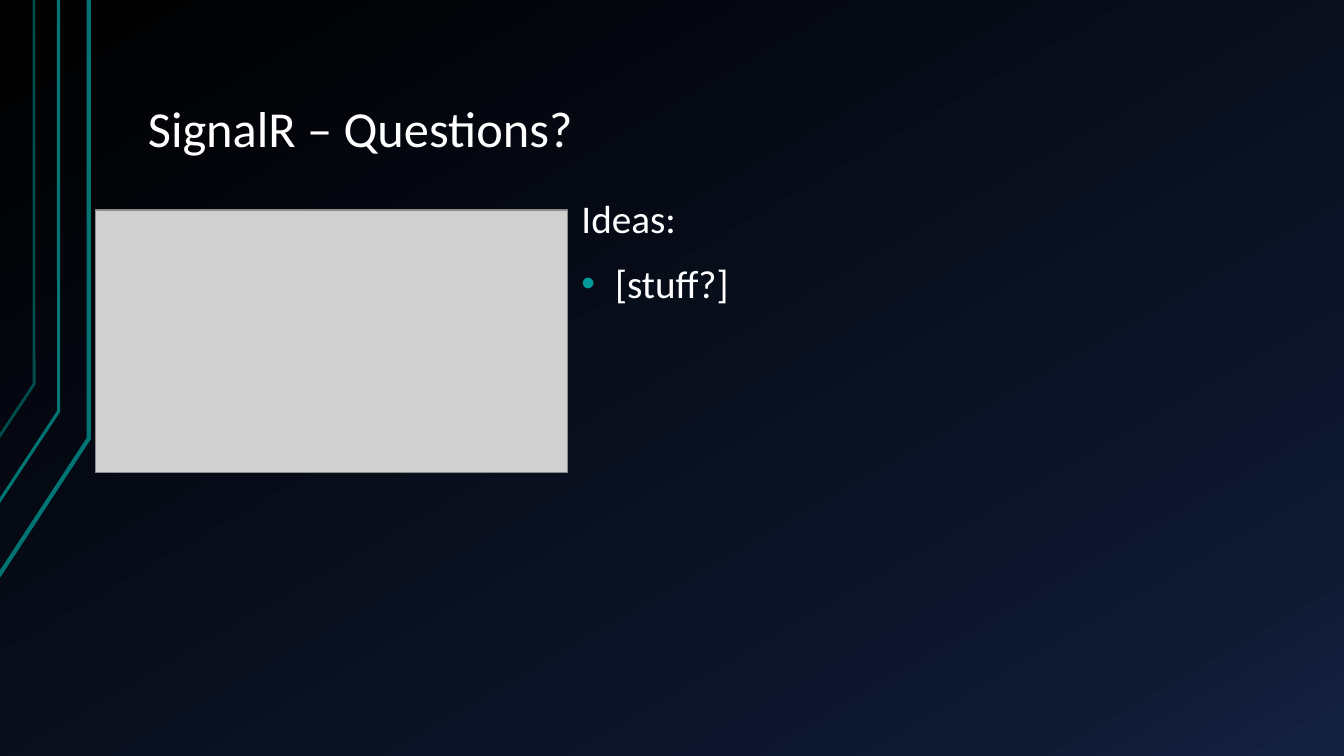
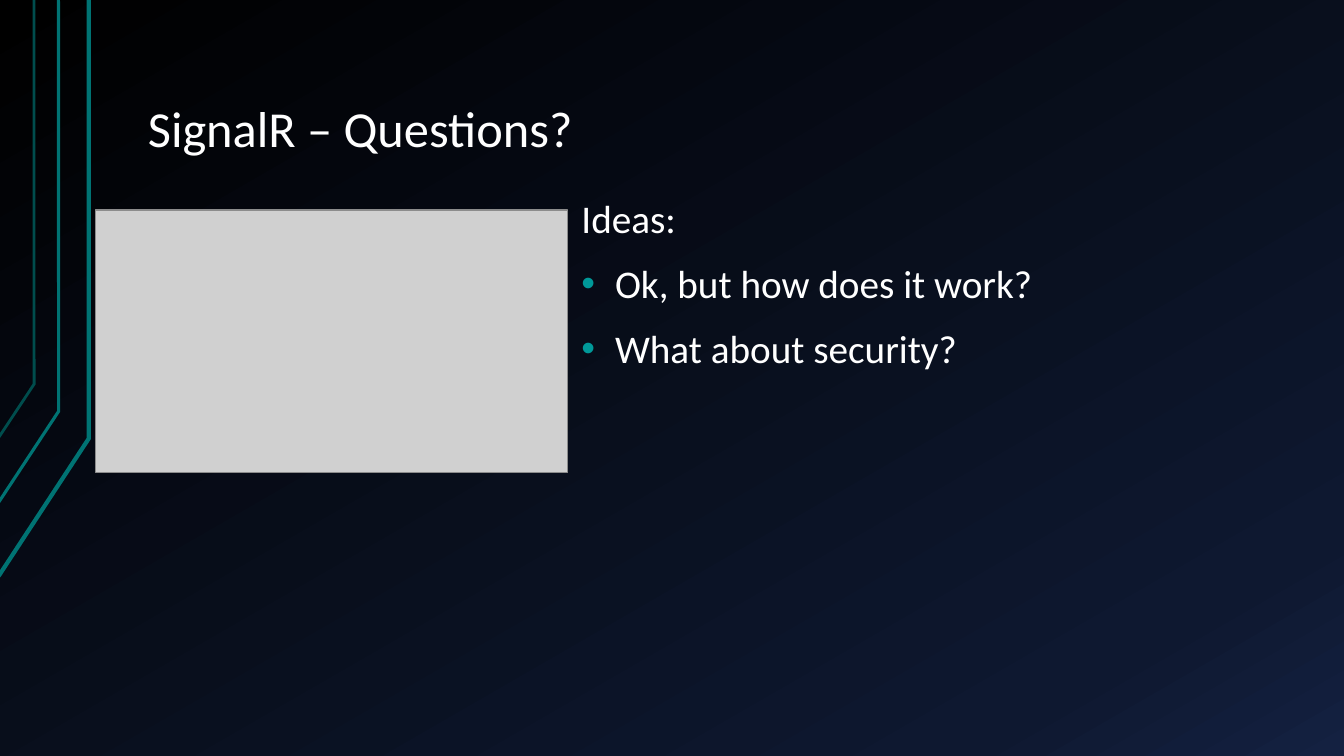
Before and after one commit to StachuDotNet/Guesstimate_talk, a slide deck: slide 12 of Assets/talk.pptx (slide 13 before the commit). Drawn at 1344x756 pixels with LibreOffice and Linux fonts; fonts in the diff are those of the drawing; grey boxes stand for pictures. Boxes give left, top, right and bottom in pixels: in the first picture for what was removed or moved away, otherwise in the second. Text is boxed around its words. In the diff, an @@ line names an element or a change of style, - is before the commit and + after.

```diff
--- a/Assets/talk.pptx
+++ b/Assets/talk.pptx
@@ text at box(615, 270, 1032, 370): text changed @@
-• [stuff?]
+• Ok, but how does it work?
+• What about security?
```
Also in this commit, not shown: 7 other slides changed, 2 slides added, 3 slides removed, 5 other files.
